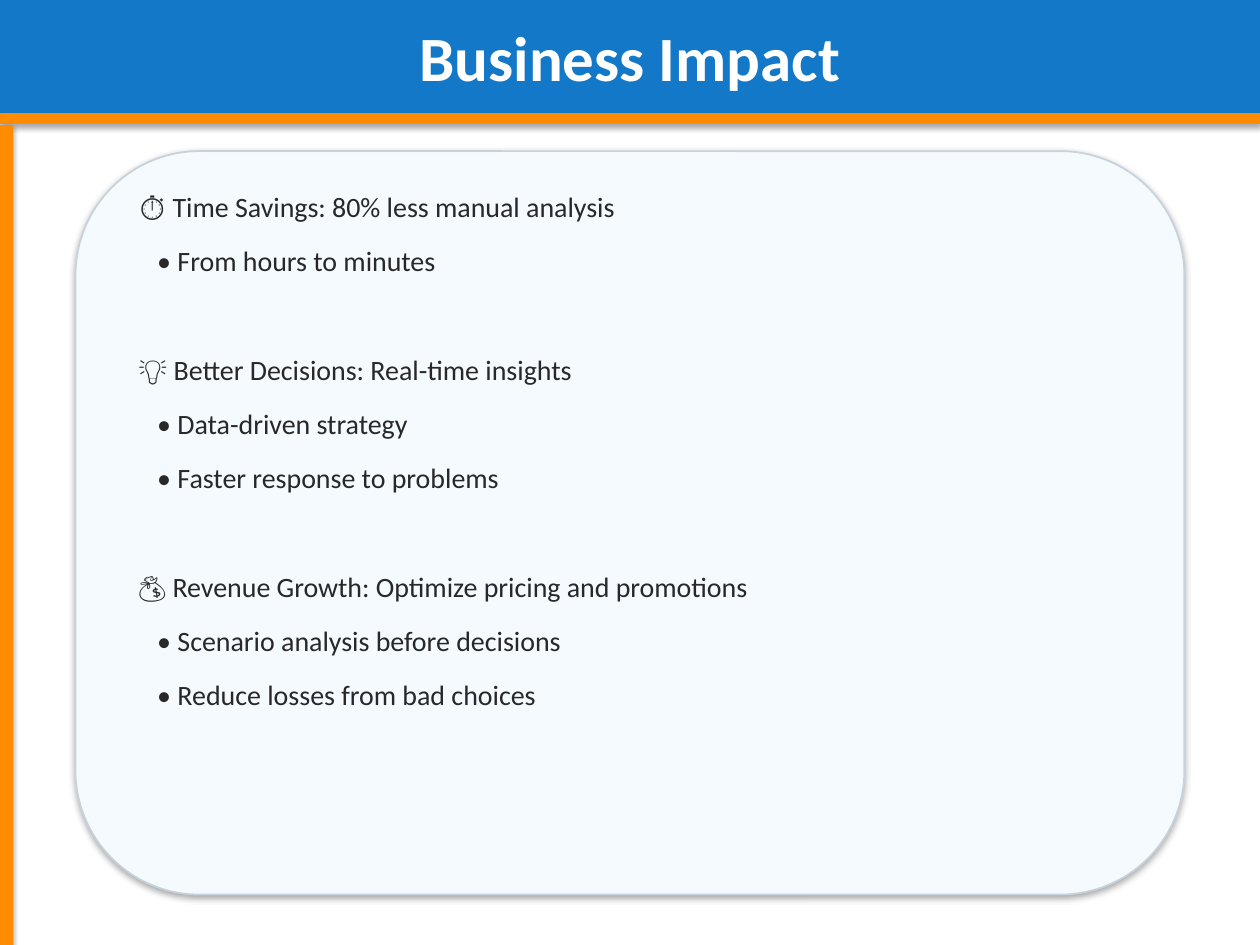
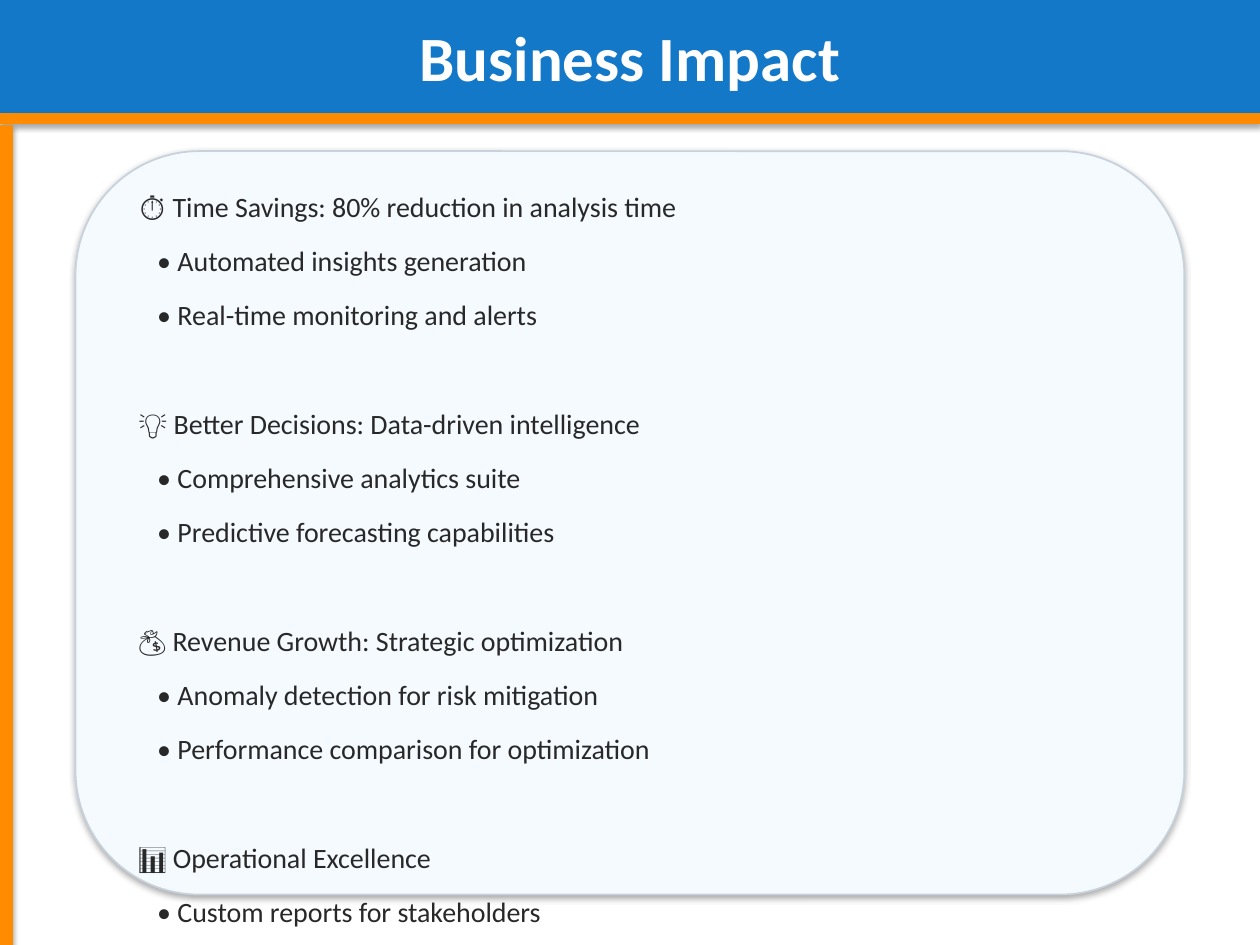
Before and after one commit to adityasinghz/smart-cpg-decision-agent, a slide deck: slide 14 of Smart_CPG_Decision_Agent_Presentation.pptx. Drawn at 1260x945 pixels with LibreOffice and Linux fonts; fonts in the diff are those of the drawing. Boxes give left, top, right and bottom in pixels: in the first picture for what was removed or moved away, otherwise in the second. Text is boxed around its words. In the diff, an @@ line names an element or a change of style, - is before the commit and + after.

```diff
--- a/Smart_CPG_Decision_Agent_Presentation.pptx
+++ b/Smart_CPG_Decision_Agent_Presentation.pptx
@@ text at bbox=[173, 197, 676, 927]: text changed @@
-⏱️ Time Savings: 80% less manual analysis
-• From hours to minutes
-💡 Better Decisions: Real-time insights
-• Data-driven strategy
-• Faster response to problems
-💰 Revenue Growth: Optimize pricing and promotions
-• Scenario analysis before decisions
-• Reduce losses from bad choices
+⏱️ Time Savings: 80% reduction in analysis time
+• Automated insights generation
+• Real-time monitoring and alerts
+💡 Better Decisions: Data-driven intelligence
+• Comprehensive analytics suite
+• Predictive forecasting capabilities
+💰 Revenue Growth: Strategic optimization
+• Anomaly detection for risk mitigation
+• Performance comparison for optimization
+📊 Operational Excellence
+• Custom reports for stakeholders
+• Dashboard for executive visibility
```
Also in this commit, not shown: 19 other slides changed, 3 slides added, 3 slides removed, 2 other files.
